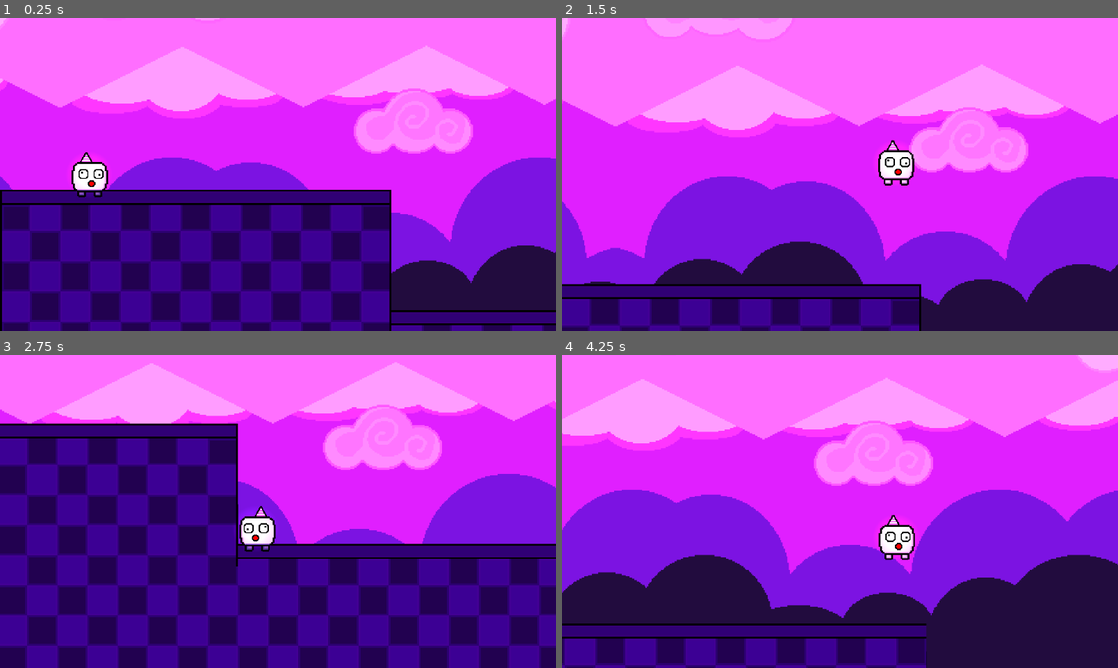
Above: before the commit, frames 1-4 (two rows, left to right).
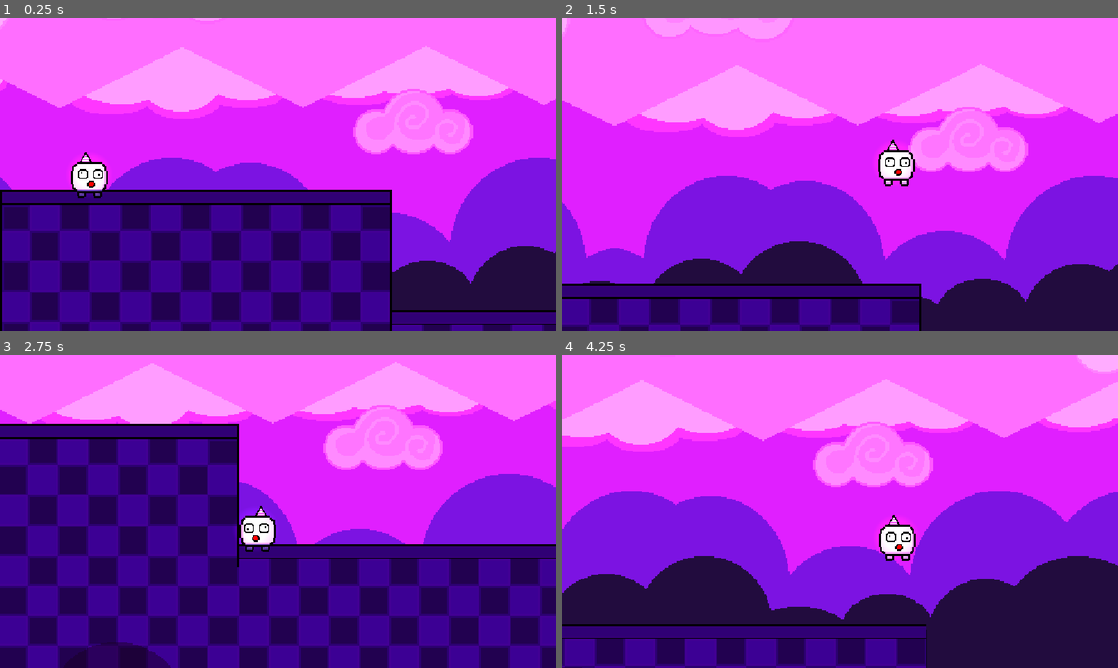
Above: after the commit, the same moments.

Repository: brokenfence-53/Cake-Dash
Game: Godot game, scene res://main.tscn
Same seed, same stepped clock (60 frames per second), same inputs: the game is played once before the commit and once after it.
Inputs:
- Up to frame 1 (0.25 s): no input
- Up to frame 2 (1.5 s): hold Right (right) from 0.53 s (still down); tap Up (up) at 0.77 s
- Up to frame 3 (2.75 s): tap Up (up) at 1.52 s; release Right (right) at 2.03 s; hold Left (left) from 2.03 s (still down)
- Up to frame 4 (4.25 s): release Left (left) at 2.78 s; hold Right (right) from 2.78 s (still down); tap Up (up) at 3.02, 3.77 s

The runs differ from the first frame. In frame 1, 2.4% of the frame differs, in the area x 0-100%, y 0-100%; in frame 2, 2.2%; in frame 3, 4.4%, in the area x 0-100%, y 2-100%; in frame 4, 3.7%.

Commit message:
Updated Pixel Camera

Diff:
--- a/main.tscn
+++ b/main.tscn
@@ -3,6 +3,7 @@
 [ext_resource type="Texture2D" uid="uid://cg1ls52ilbxyp" path="res://tilesets/TileSet1/Purple Square Tile.png" id="1_0xm2m"]
 [ext_resource type="Texture2D" uid="uid://brrmp3vgyo2q8" path="res://tilesets/TileSet1/Purple Background.png" id="1_h2yge"]
 [ext_resource type="PackedScene" uid="uid://di10eb247rhor" path="res://scenes/characters/player.tscn" id="1_ig7tw"]
+[ext_resource type="Texture2D" uid="uid://couccyopqsqa1" path="res://tilesets/TileSet1/Big Mountains.png" id="4_1bvp3"]
 
 [sub_resource type="OccluderPolygon2D" id="OccluderPolygon2D_h2yge"]
 polygon = PackedVector2Array(-8, 8, 8, 8, 8, -4, -8, -4)
@@ -154,3 +155,14 @@
 color = Color(1, 0.5764706, 1, 1)
 energy = 0.9
 shadow_enabled = true
+
+[node name="Foreground" type="Parallax2D" parent="." unique_id=267732187]
+scroll_scale = Vector2(0.3, 0.3)
+repeat_size = Vector2(962, 0)
+
+[node name="Sprite2D" type="Sprite2D" parent="Foreground" unique_id=1216112388]
+modulate = Color(0.52156866, 0.14117648, 0.89411765, 0.4745098)
+self_modulate = Color(0.4862745, 0.07450981, 0.8862745, 1)
+position = Vector2(480, 640)
+scale = Vector2(2, 2)
+texture = ExtResource("4_1bvp3")
--- a/project.godot
+++ b/project.godot
@@ -22,7 +22,7 @@
 [display]
 
 window/size/mode=3
-window/stretch/mode="viewport"
+window/stretch/mode="canvas_items"
 
 [input]
 
@@ -59,3 +59,4 @@
 
 textures/canvas_textures/default_texture_filter=0
 rendering_device/driver.windows="d3d12"
+2d/snap/snap_2d_transforms_to_pixel=true
Binary file added: tilesets/TileSet1/Big Mountains.png
Not shown, added: tilesets/TileSet1/Big Mountains.png.import
